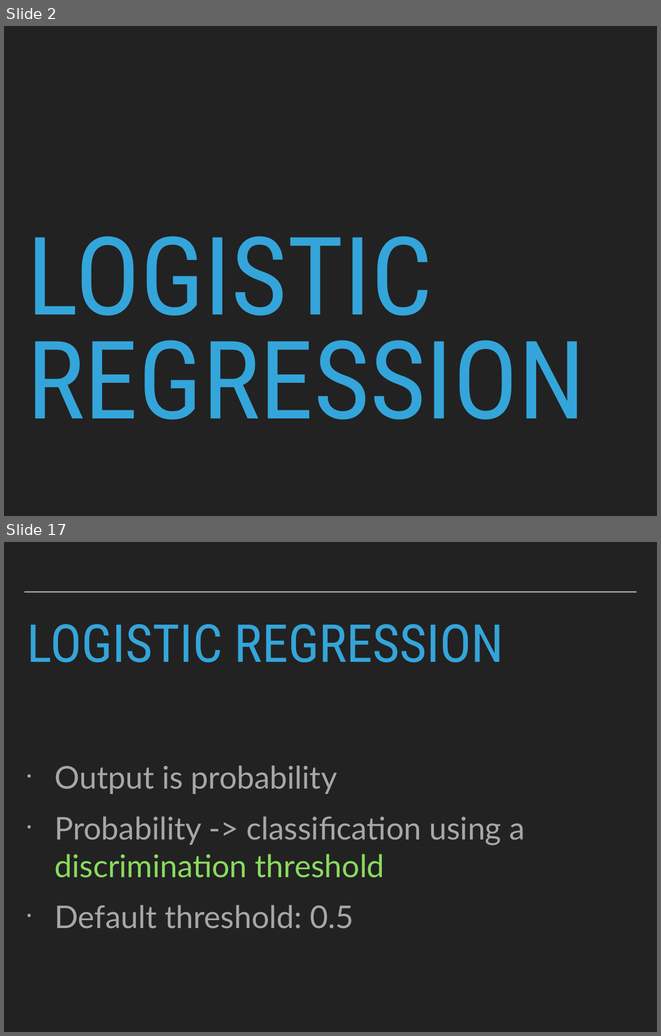
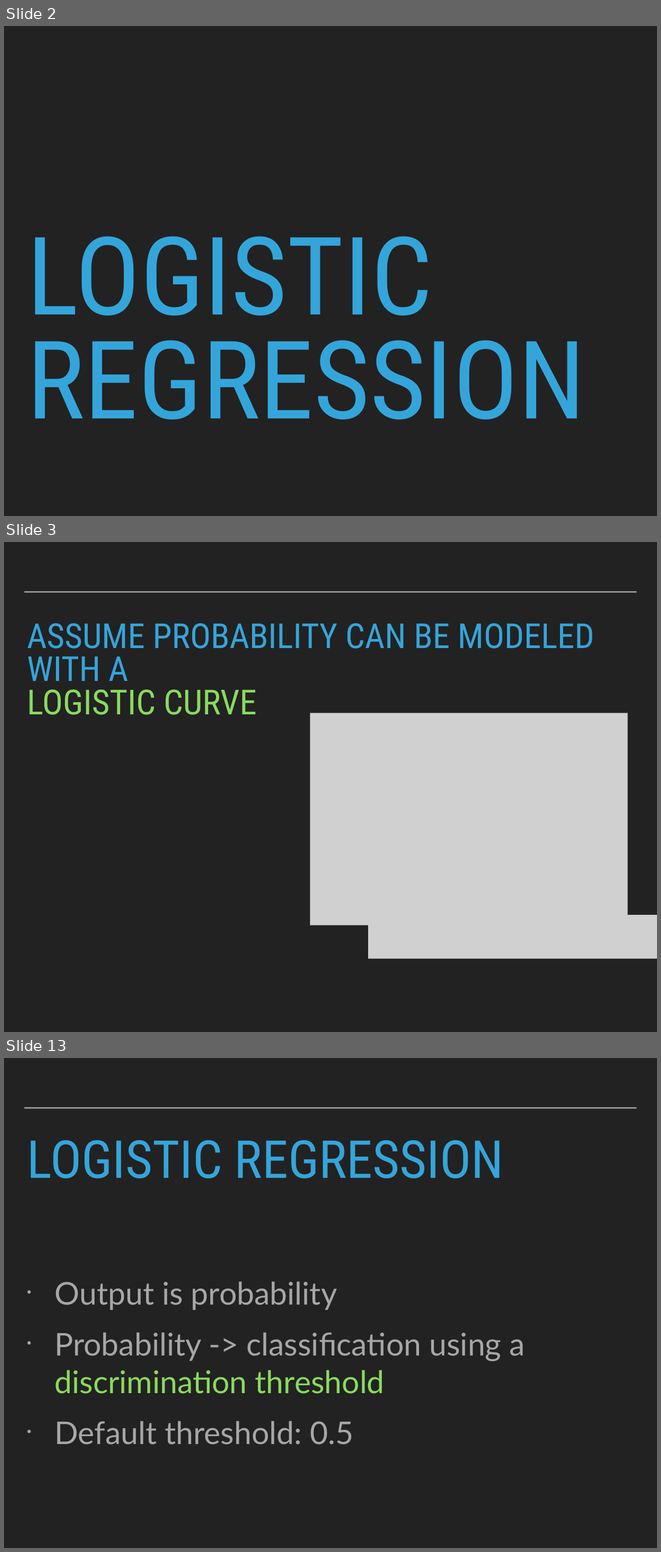
Before and after one commit to patricks1/noble-machine-learning, a slide deck: Session4/Session4_Slides.pptx. Shown one above the other, each under a label of ours: slides 2 and 17 before the commit, slides 2, 3 and 13 after it; the slides between them are not shown. The pictures are 661x1036 and 661x1552 pixels, drawn with LibreOffice and Linux fonts; fonts in the diff are those of the drawing; grey boxes stand for pictures. Boxes give left, top, right and bottom in pixels: in the first picture for what was removed or moved away, otherwise in the second. Text is boxed around its words. In the diff, an @@ line names an element or a change of style, - is before the commit and + after.

```diff
--- a/Session4/Session4_Slides.pptx
+++ b/Session4/Session4_Slides.pptx
@@ slide 3 added at <box>4,542,657,1032</box>, background #222222; not listed: 1 template element that a slide beside it also shows @@
@@ title added at <box>27,623,594,715</box>, 54 pt, text #34A5DA @@
+ASSUME PROBABILITY CAN BE MODELED WITH A
+LOGISTIC CURVE
@@ picture added at <box>310,713,627,925</box> @@
@@ picture added at <box>368,915,657,959</box> @@
@@ what was slide 17 is now slide 13 @@
```
Also in this commit, not shown: 2 slides changed, 7 other slides added, 12 slides removed, 2 other files.
